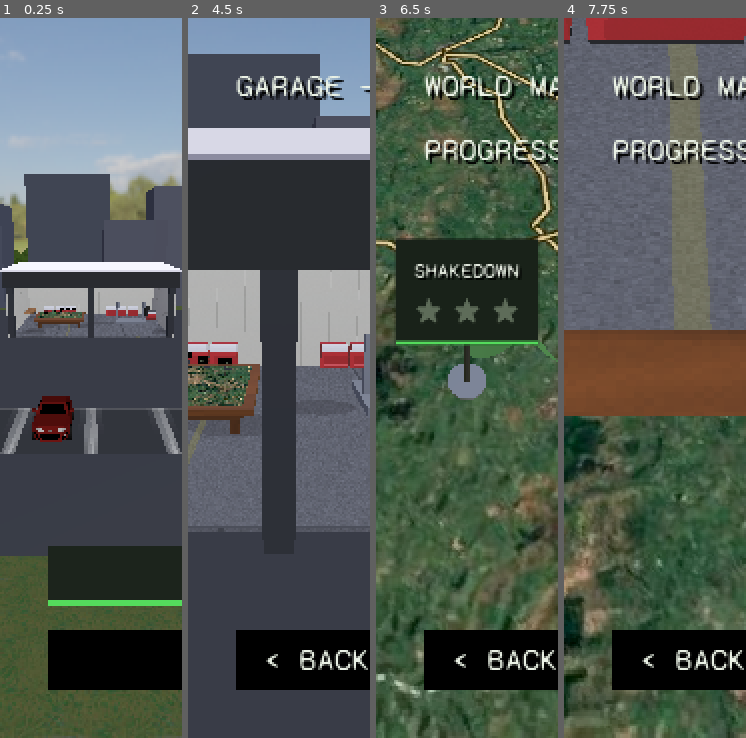
Above: before the commit, frames 1-4 (left to right).
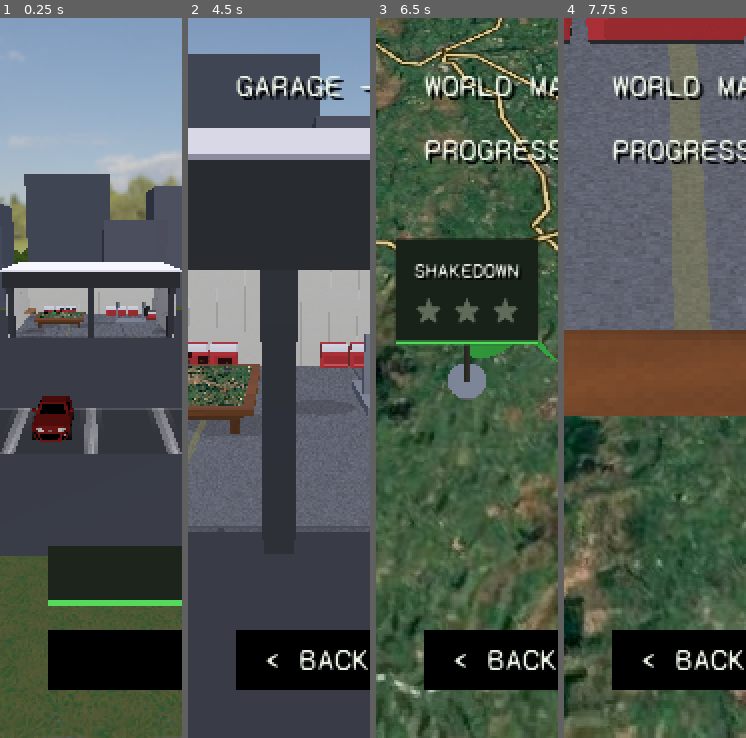
Above: after the commit, the same moments.

Repository: felixxwu/TAPPA
Game: Godot game, scene res://tools/menu_capture.tscn
Two runs of this game, one before a commit and one after it. Both use one fixed random seed, a clock stepped at 60 frames per second and the inputs below. This scene is started directly instead of the project's main scene.
Inputs (mouse positions are in pixels of both pictures, inside the frame that each line leads up to):
- Up to frame 1 (0.25 s): no input
- Up to frame 2 (4.5 s): tap Enter (menu_select) at 0.5 s; move the mouse to (319, 342) at 0.52 s; hold Right (menu_right) 0.53-1.25 s; tap C (cycle_camera) at 0.6 s; click (319, 342) at 0.67 s; drag from (242, 414) to (269, 522) at 1.27 s; move the mouse to (297, 219) at 2.02 s; hold Right (menu_right) 2.03-2.75 s; tap T (toggle_gearbox) at 2.1 s; tap R (reset_car) at 2.75, 4.25 s; drag from (269, 522) to (224, 270) at 2.77 s; move the mouse to (333, 486) at 3.52 s; hold Left (menu_left) 3.53-4.25 s; hold Shift 3.53-4.25 s; drag from (224, 270) to (251, 198) at 4.27 s
- Up to frame 3 (6.5 s): click "< BACK" at 5 s; tap A (steer_left) at 5.75 s; move the mouse to (476, 378) at 5.77 s; hold S (brake_reverse) from 5.78 s (still down); tap Ctrl at 5.85 s; click (476, 378) at 5.92 s
- Up to frame 4 (7.75 s): release S (brake_reverse) at 6.5 s; tap A (steer_left) at 6.5 s; drag from (627, 198) to (618, 414) at 6.52 s; click "< MAP" at 7.25 s

The runs differ from the first frame. In frame 1, less than 0.1% of the frame differs, in the area x 29-42%, y 40-42%; in frame 2, 0.1%; in frame 3, 0.4%, in the area x 51-100%, y 44-48%; in frame 4, nothing differs.

Commit message:
Tune flag look: grey checker, brighter green, dim unavailable readouts
- Checkered pennant is now black-and-grey (not black-and-white) so it
  reads muted against the bright map.
- The raceable (eligible-car) pennant green is brighter.
- A rally that can't be entered yet (locked, or no eligible car) dims its
  floating readout box (PIN_LABEL_DIM) so the whole pin reads disabled.

Co-Authored-By: Claude Opus 4.8 <noreply@anthropic.com>
Claude-Session: https://claude.ai/code/session_01AdWAEssQrBSdxeR8Gku1oG

Diff:
--- a/rally/scripts/hq.gd
+++ b/rally/scripts/hq.gd
@@ -59,6 +59,8 @@
 const PIN_LABEL_PX := Vector2i(320, 120)
 const PIN_LABEL_PIXEL_SIZE := 0.00255  # 1.5x the original 0.0017 so the boxes read bigger
 const PIN_LABEL_RISE := 0.16
+# Sprite modulate for a readout box whose rally isn't available yet (greyed out).
+const PIN_LABEL_DIM := Color(0.5, 0.5, 0.5, 0.75)
 
 # Loaded LAZILY (not preloaded) so the heavy car scene — which pulls in the MX-5 glb,
 # its texture and the engine-audio resources — isn't decoded at script-compile time
@@ -632,15 +634,18 @@
 	# pennant once podiumed, else green (an eligible car is owned) or grey (none /
 	# locked), with a gold tip+base once won. See RallyFlag / features/menus.md.
 	var earned := _stars_for(rally_id)
-	var flag := RallyFlag.build(locked, earned, _has_eligible_car(rally))
+	var has_eligible := _has_eligible_car(rally)
+	var flag := RallyFlag.build(locked, earned, has_eligible)
 	pin.add_child(flag)
 	var marker_top := RallyFlag.POLE_HEIGHT
 
 	# Readout: a single design-system black box floating above the flag, holding the
 	# rally name and a row of proper five-pointed stars (gold earned / dim not). Built
 	# as a 2D UITheme panel rendered to a billboarded sprite, so it gets the real house
-	# look (pure-black panel, Syne Mono, uppercase) and always faces the camera.
-	var label := _build_pin_label(String(rally["name"]), earned)
+	# look (pure-black panel, Syne Mono, uppercase) and always faces the camera. The box
+	# is dimmed for a rally that isn't available yet — locked, or with no eligible car.
+	var available := not locked and has_eligible
+	var label := _build_pin_label(String(rally["name"]), earned, available)
 	label.position = Vector3(0.0, marker_top + PIN_LABEL_RISE, 0.0)
 	pin.add_child(label)
 	# Keep the readout panel reachable so the keyboard/gamepad cursor can paint it with
@@ -677,7 +682,7 @@
 # rally name (Syne Mono, uppercase) above a row of proper StarRow stars, composited in
 # an off-screen SubViewport and shown on a billboarded Sprite3D so it always faces the
 # camera as one unit. The viewport owns the sprite as a child so it's freed with the pin.
-func _build_pin_label(rally_name: String, earned: int) -> Sprite3D:
+func _build_pin_label(rally_name: String, earned: int, available := true) -> Sprite3D:
 	var vp := SubViewport.new()
 	vp.size = PIN_LABEL_PX
 	vp.transparent_bg = true
@@ -714,6 +719,10 @@
 	sprite.shaded = false
 	sprite.pixel_size = PIN_LABEL_PIXEL_SIZE
 	sprite.texture_filter = BaseMaterial3D.TEXTURE_FILTER_LINEAR
+	# Grey the whole readout out for a rally that can't be entered yet (locked / no
+	# eligible car), so it reads as disabled to match its grey flag.
+	if not available:
+		sprite.modulate = PIN_LABEL_DIM
 	# Hand the panel back so the pin (via _make_pin) can repaint it on selection.
 	sprite.set_meta("panel", panel)
 	return sprite
--- a/rally/scripts/rally_flag.gd
+++ b/rally/scripts/rally_flag.gd
@@ -6,7 +6,7 @@
 # the rally's state across two independent axes:
 #
 # Pennant (the flag itself):
-#   placed 3rd or better  → black-and-white CHECKERED racing flag (a result earned)
+#   placed 3rd or better  → black-and-grey CHECKERED racing flag (a result earned)
 #   has an eligible car    → light green   (raceable now, not yet podiumed)
 #   no eligible car         → dark grey      (can't field a qualifying car — also
 #                                            the look of the still-locked showdown)
@@ -37,12 +37,13 @@
 const ACCENT_METAL := Color(0.60, 0.62, 0.66)
 
 # Solid pennant colours (the non-checkered cases).
-const PENNANT_GREEN := Color(0.46, 0.78, 0.40)   # raceable: eligible car owned
+const PENNANT_GREEN := Color(0.30, 0.95, 0.32)   # raceable: eligible car owned (bright)
 const PENNANT_GREY := Color(0.30, 0.32, 0.36)    # no eligible car / locked showdown
 
 # Checkered racing-flag swatches (generated into a tiny checker texture, cached).
+# Black and grey (not white) so the flag reads muted against the bright map.
 const CHECKER_DARK := Color(0.08, 0.08, 0.08)
-const CHECKER_LIGHT := Color(0.90, 0.90, 0.90)
+const CHECKER_LIGHT := Color(0.52, 0.52, 0.52)
 const CHECKER_COLS := 5    # visible squares along the pennant length
 const CHECKER_ROWS := 3    # visible squares across the pennant height
 
--- a/rally/tests/headless/test_menu_flow.gd
+++ b/rally/tests/headless/test_menu_flow.gd
@@ -52,6 +52,11 @@
 		if String((pin as Node3D).get_meta("rally_id", "")) == rally_id:
 			return pin
 	return null
+
+
+# The billboarded readout-box sprite a pin floats above its flag.
+func _pin_label_sprite(pin: Node3D) -> Sprite3D:
+	return pin.find_children("*", "Sprite3D", true, false)[0]
 
 
 func test_hq_boots_to_the_exterior_title() -> void:
@@ -294,6 +299,19 @@
 	assert_eq(menu_targets, 1, "the floating menu box is itself a click target")
 
 
+func test_hq_unavailable_rally_dims_its_floating_readout() -> void:
+	# A rally that can't be entered yet (the locked showdown) greys out its floating
+	# readout box; an available rally (open-class shakedown, starter eligible) is
+	# shown at full brightness.
+	var hq: Node3D = load("res://hq.tscn").instantiate()
+	add_child_autofree(hq)
+	await get_tree().process_frame
+	var showdown_sprite := _pin_label_sprite(_pin_for(hq, "the_showdown"))
+	var shakedown_sprite := _pin_label_sprite(_pin_for(hq, "shakedown"))
+	assert_eq(showdown_sprite.modulate, hq.PIN_LABEL_DIM, "the locked showdown's readout is dimmed")
+	assert_eq(shakedown_sprite.modulate, Color.WHITE, "an available rally's readout is full brightness")
+
+
 func test_hq_pins_stars_reflect_best_placement() -> void:
 	# A 1st-place best earns 3 stars; a 3rd-place best earns 1.
 	_save.complete_rally("shakedown", 60000, 1)
Not shown, changed: rally/features/menus.md
